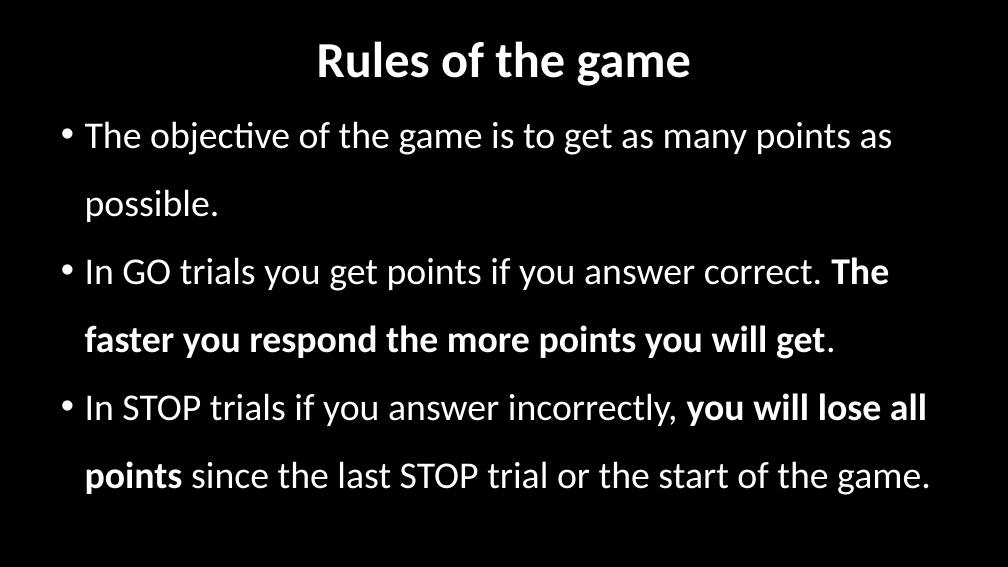
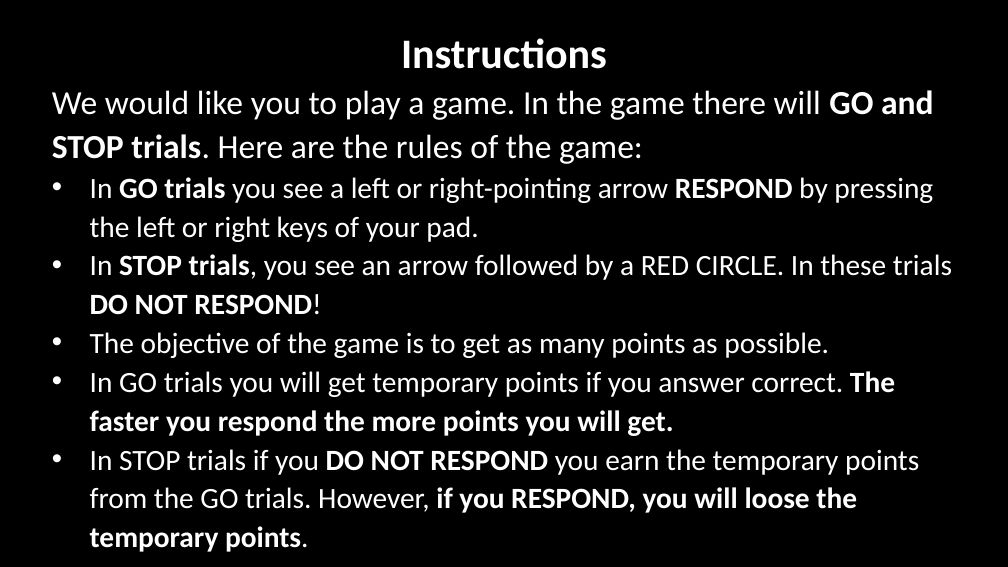
Before and after one commit to LabBench-Society/Protocols, a slide deck: slide 7 of cogni.sst.game/StopSignalGameImages.pptx. Drawn at 1008x567 pixels with LibreOffice and Linux fonts; fonts in the diff are those of the drawing. Boxes give left, top, right and bottom in pixels: in the first picture for what was removed or moved away, otherwise in the second. Text is boxed around its words. In the diff, an @@ line names an element or a change of style, - is before the commit and + after.

```diff
--- a/cogni.sst.game/StopSignalGameImages.pptx
+++ b/cogni.sst.game/StopSignalGameImages.pptx
@@ text "Instructions": place and size @@
-text "Instructions" at bbox=[85, 41, 931, 495]
+text "Instructions" at bbox=[52, 38, 952, 552]
@@ text at bbox=[52, 38, 952, 315]: text changed; size 48 to 28 pt; bold off @@
-Rules of the game
+Instructions
+We would like you to play a game. In the game there will GO and STOP trials. Here are the rules of the game:
+• In GO trials you see a left or right-pointing arrow RESPOND by pressing the left or right keys of your pad.
+• In STOP trials, you see an arrow followed by a RED CIRCLE. In these trials DO NOT RESPOND!
@@ text at bbox=[90, 332, 829, 358]: size 36 to 28 pt in "The objective of the game is to ..."; indent changed; line spacing 1.5 to 1.1 @@
@@ text at bbox=[90, 371, 919, 552]: text changed; size 36 to 28 pt @@
-• In GO trials you get points if you answer correct. The faster you respond the more points you will get.
-• In STOP trials if you answer incorrectly, you will lose all points since the last STOP trial or the start of the game.
+• In GO trials you will get temporary points if you answer correct. The faster you respond the more points you will get.
+• In STOP trials if you DO NOT RESPOND you earn the temporary points from the GO trials. However, if you RESPOND, you will loose the temporary points.
```
Also in this commit, not shown: 1 slide removed.
